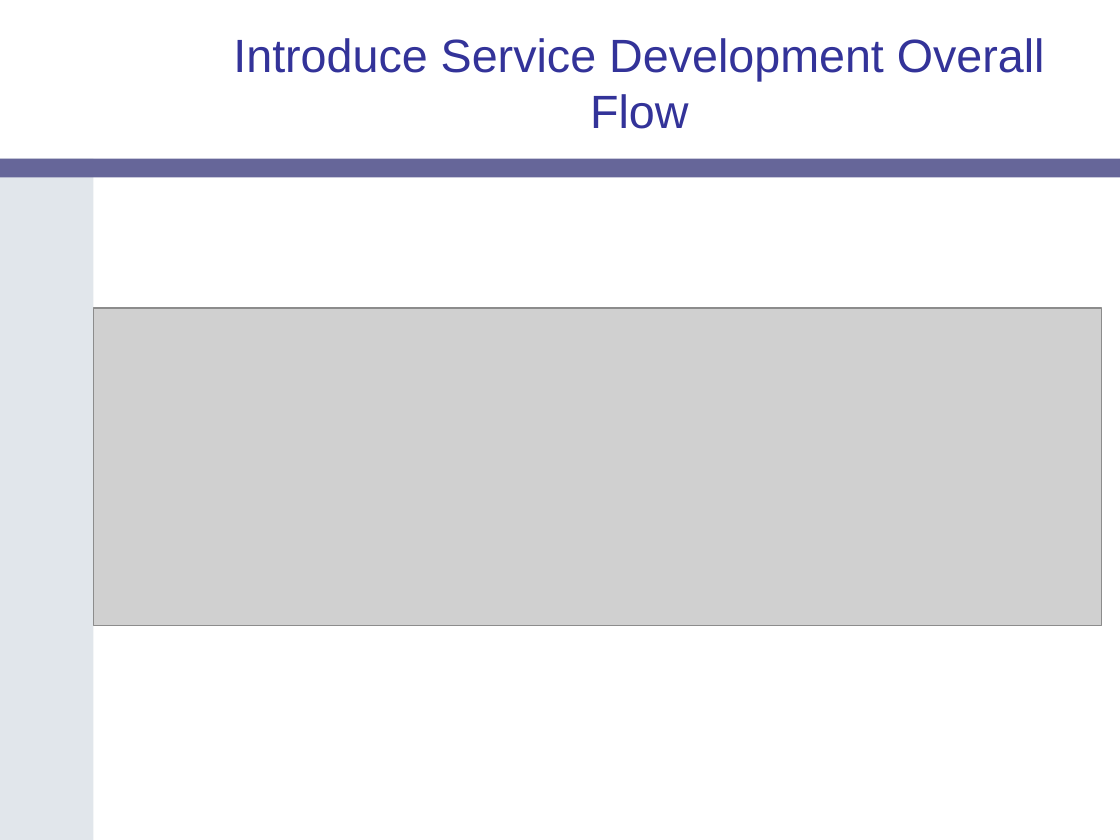
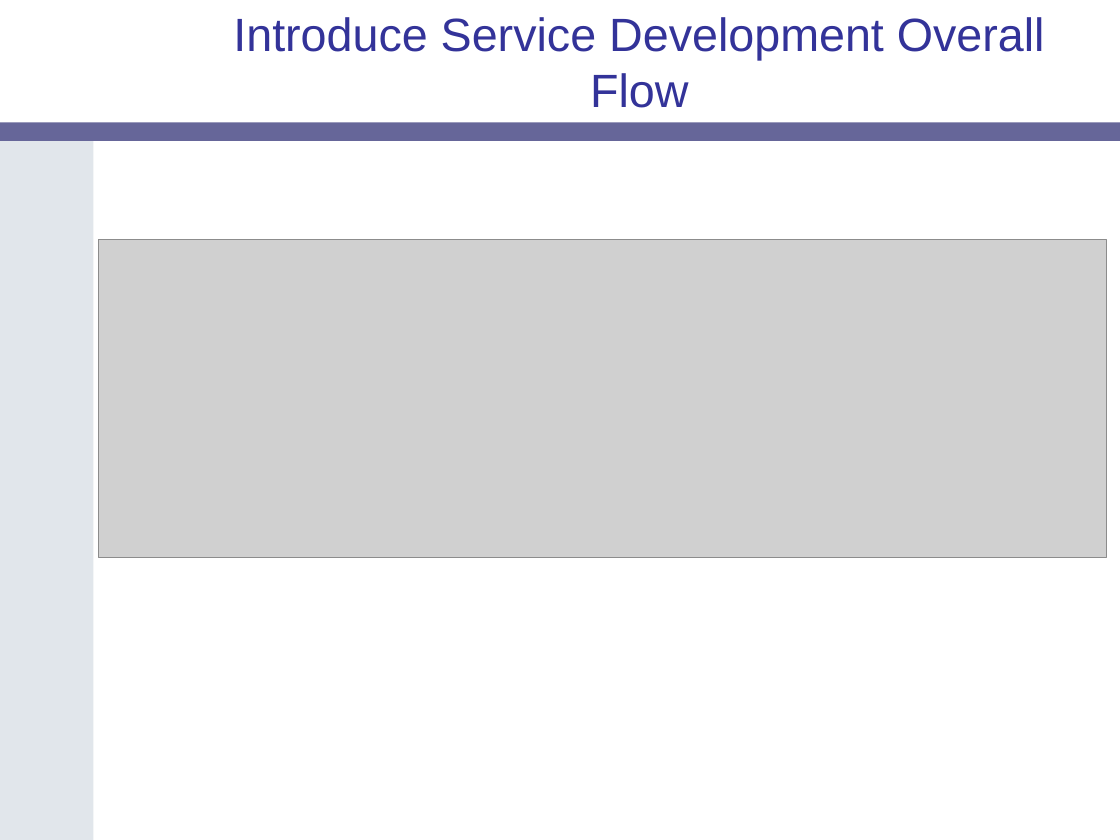
Before and after one commit to NCIP/cagrid-portal, a slide deck: slide 4 of cagrid-1-0/Documentation/presentations/introduce/Introduce-OGF19.ppt. Drawn at 1120x840 pixels with LibreOffice and Linux fonts; fonts in the diff are those of the drawing; grey boxes stand for pictures; background and template pictures are left out. Boxes give left, top, right and bottom in pixels: in the first picture for what was removed or moved away, otherwise in the second. Text is boxed around its words. In the diff, an @@ line names an element or a change of style, - is before the commit and + after.

```diff
--- a/cagrid-1-0/Documentation/presentations/introduce/Introduce-OGF19.ppt
+++ b/cagrid-1-0/Documentation/presentations/introduce/Introduce-OGF19.ppt
@@ title "Introduce Service Development Overall Flow": place and size @@
-title "Introduce Service Development Overall Flow" at <box>233,38,1045,129</box>
+title "Introduce Service Development Overall Flow" at <box>233,17,1045,108</box>
@@ freeform shape: place and size @@
-freeform shape at <box>0,159,93,840</box>
+freeform shape at <box>0,140,93,840</box>
@@ rounded rectangle: place and size @@
-rounded rectangle at <box>0,159,1120,178</box>
+rounded rectangle at <box>0,122,1120,141</box>
@@ picture: place and size @@
-picture at <box>93,308,1101,626</box>
+picture at <box>99,240,1107,558</box>
```
Also in this commit, not shown: 20 other slides changed.
